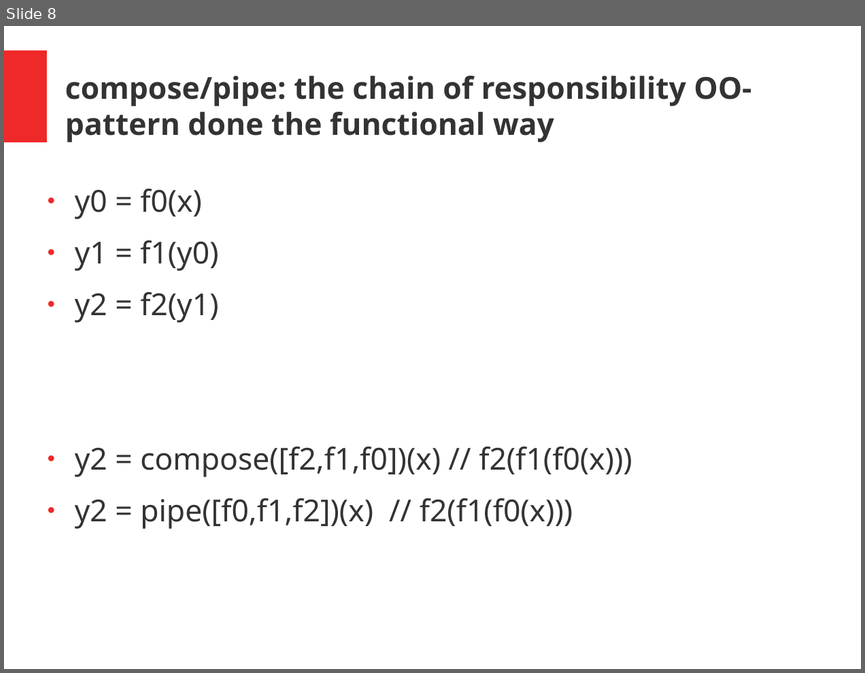
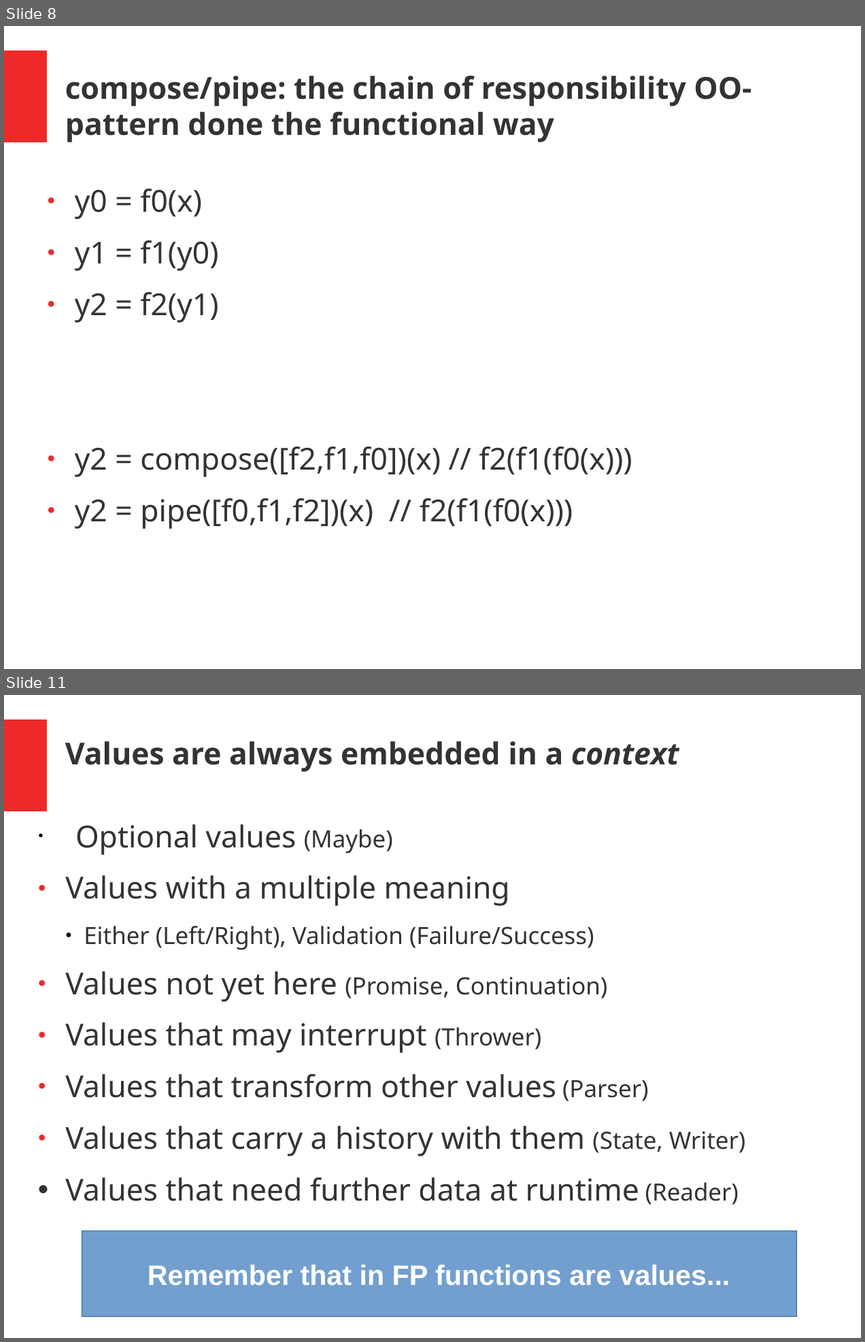
Before and after one commit to Muzietto/funzionale-alla-statale, a slide deck: presentations/ew_fp_js_slides.pptx. Shown one above the other, each under a label of ours: slide 8 before the commit, slides 8 and 11 after it; the slides between them are not shown. The pictures are 865x673 and 865x1342 pixels, drawn with LibreOffice and Linux fonts; fonts in the diff are those of the drawing. Boxes give left, top, right and bottom in pixels: in the first picture for what was removed or moved away, otherwise in the second. Text is boxed around its words. In the diff, an @@ line names an element or a change of style, - is before the commit and + after.

```diff
--- a/presentations/ew_fp_js_slides.pptx
+++ b/presentations/ew_fp_js_slides.pptx
@@ slide 11 added at [4, 695, 861, 1338], background #FFFFFF; not listed: 1 template element that a slide beside it also shows @@
@@ text added at [65, 741, 679, 772], 28 pt, text #333333, bold @@
+Values are always embedded in a context
@@ text added at [65, 824, 746, 1204], 28 pt, text #333333 @@
+• Optional values (Maybe)
+● Values with a multiple meaning
+    ● Either (Left/Right), Validation (Failure/Success)
+● Values not yet here (Promise, Continuation)
+● Values that may interrupt (Thrower)
+● Values that transform other values (Parser)
+● Values that carry a history with them (State, Writer)
+• Values that need further data at runtime (Reader)
@@ rectangle added at [82, 1231, 797, 1317], fill #729FCF, outline #3465A4 0.75 pt, 26 pt, text #FFFFFF, bold @@
+Remember that in FP functions are values...
```
Also in this commit, not shown: 2 slides changed, 2 other slides added.
